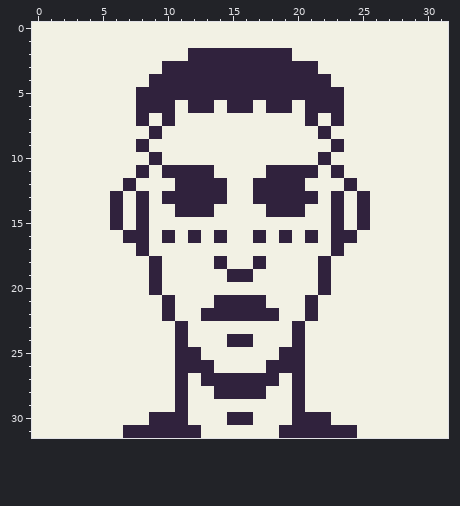
Edited in one commit: pixel-art sprite (Assets/Sprites/Portrait_Pilot.png). Above is the file before it was changed.
The file is 32x32 pixels.
New version:
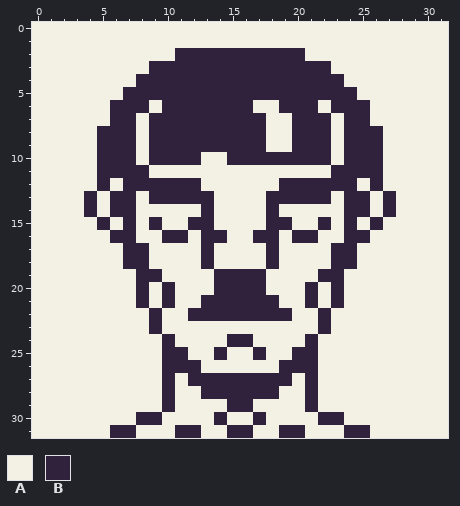
Palette (. is transparent): A #f2f1e4  B #30223d
Edits made:
y 2: x 11 A -> B; x 20 A -> B
y 3: x 9 A -> B; x 22 A -> B
y 4: x 8 A -> B; x 23 A -> B
y 5: x 7 A -> B; x 24 A -> B
y 6: x 6..7 AA -> BB; x 9 B -> A; x 11 A -> B; x 14 A -> B; x 18 B -> A; x 20 A -> B; x 22 B -> A; x 24..25 AA -> BB
y 7: x 6..9 AABA -> BBAB; x 11..17 AAAAAAA -> BBBBBBB; x 20 A -> B; x 22..25 ABAA -> BABB
y 8: x 5..7 AAA -> BBB; x 10..17 AAAAAAAA -> BBBBBBBB; x 20..21 AA -> BB; x 24..26 AAA -> BBB
y 9: x 5..17 AAABAAAAAAAAA -> BBBABBBBBBBBB; x 20..26 AAABAAA -> BBBABBB
y 10: x 5..7 AAA -> BBB; x 10..12 AAA -> BBB; x 15..21 AAAAAAA -> BBBBBBB; x 24..26 AAA -> BBB
y 11: x 5..7 AAA -> BBB; x 10..13 BBBB -> AAAA; x 18..21 BBBB -> AAAA; x 24..26 AAA -> BBB
y 12: x 5 A -> B; x 8..10 AAA -> BBB; x 13..14 BB -> AA; x 17..18 BB -> AA; x 21..23 AAA -> BBB; x 26 A -> B
y 13: x 4 A -> B; x 7..9 ABA -> BAB; x 14 B -> A; x 17 B -> A; x 22..24 ABA -> BAB; x 27 A -> B
y 14: x 4 A -> B; x 7..8 AB -> BA; x 11..12 BB -> AA; x 19..20 BB -> AA; x 23..24 BA -> AB; x 27 A -> B
y 15: x 5..9 ABABA -> BABAB; x 12..13 AA -> BB; x 18..19 AA -> BB; x 22..26 ABABA -> BABAB
y 16: x 6 A -> B; x 8 B -> A; x 11..13 ABA -> BAB; x 18..20 ABA -> BAB; x 23 B -> A; x 25 A -> B
y 17: x 7 A -> B; x 13 A -> B; x 18 A -> B; x 24 A -> B
y 18: x 7..9 AAB -> BBA; x 13..14 AB -> BA; x 17..18 BA -> AB; x 22..24 BAA -> ABB
y 19: x 8 A -> B; x 14 A -> B; x 17 A -> B; x 23 A -> B
y 20: x 8..10 ABA -> BAB; x 14..17 AAAA -> BBBB; x 21..23 ABA -> BAB
y 21: x 8 A -> B; x 13 A -> B; x 18 A -> B; x 23 A -> B
y 22: x 9..10 AB -> BA; x 12 A -> B; x 19 A -> B; x 21..22 BA -> AB
y 23: x 9 A -> B; x 11 B -> A; x 20 B -> A; x 22 A -> B
y 24: x 10..11 AB -> BA; x 20..21 BA -> AB
y 25: x 10 A -> B; x 12 B -> A; x 14 A -> B; x 17 A -> B; x 19 B -> A; x 21 A -> B
y 26: x 10 A -> B; x 13 B -> A; x 18 B -> A; x 21 A -> B
y 27: x 10..12 ABA -> BAB; x 19..21 ABA -> BAB
y 28: x 10..11 AB -> BA; x 13 A -> B; x 18 A -> B; x 20..21 BA -> AB
y 29: x 10..11 AB -> BA; x 15..16 AA -> BB; x 20..21 BA -> AB
y 30: x 8 A -> B; x 10..11 BB -> AA; x 14..17 ABBA -> BAAB; x 20..21 BB -> AA; x 23 A -> B
y 31: x 6 A -> B; x 8..10 BBB -> AAA; x 15..16 AA -> BB; x 21..23 BBB -> AAA; x 25 A -> B
Boxes around the changes in both pictures, in picture pixels (x1, y1, x2, y2):
changed: (84, 48, 396, 438)
